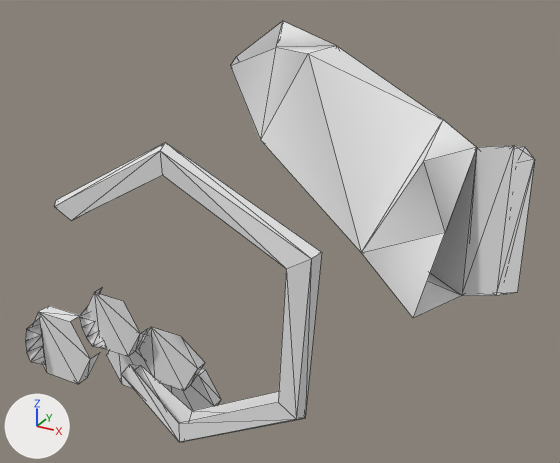
A saved change to the OBJ model assets/models/level/ice/model.obj.
Camera for both pictures: a 50 mm lens placed at (-53.8, -215.0, 58.0), pointed at (-115.6, -102.6, 1.8). The lights are fixed; the arrows at lower left show +X, +Y and +Z. The older version comes first. Mesh edges are drawn as thin lines. Where no turn or scale is listed for an object, it has been applied to the vertices.

Names of what the first picture shows: 'iceMesh'.
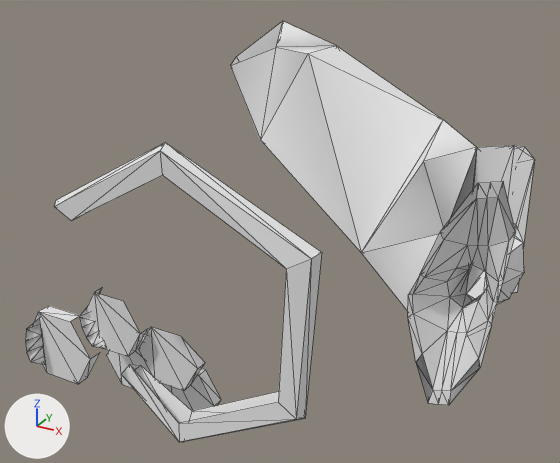
Commit message: ice bowl (needs testing)

The change, as JSON lines over the scene's bpy script:
```json
{"block": "me_icemesh", "where": "# used by ob_icemesh; location = (0.0, 0.0, 0.0)"}
{"op": "remove", "block": "me_icemesh", "code": "me_icemesh.from_pydata(...)  # 204 vertices, 258 faces; spans x -147.0..-77.3, y -141.4..-61.7, z -36.9..32.6"}
{"op": "add", "block": "me_icemesh", "code": "me_icemesh.from_pydata(...)  # 291 vertices, 432 faces; spans x -147.0..-73.4, y -141.4..-61.7, z -36.9..32.6"}
{"block": "me_icemesh", "change": "me_icemesh part 1: a new loose piece of 87 vertices spanning x -88.7..-73.4, y -109.3..-85.7, z -20.0..20.5, in mat_icemat (white #e7e7e7)"}
```

Changed parts and their boxes [x1, y1, x2, y2] in the pictures (560 x 463 px):
```json
{"part": 1, "of": "me_icemesh", "change": "added", "after": [408, 182, 524, 405]}
```
